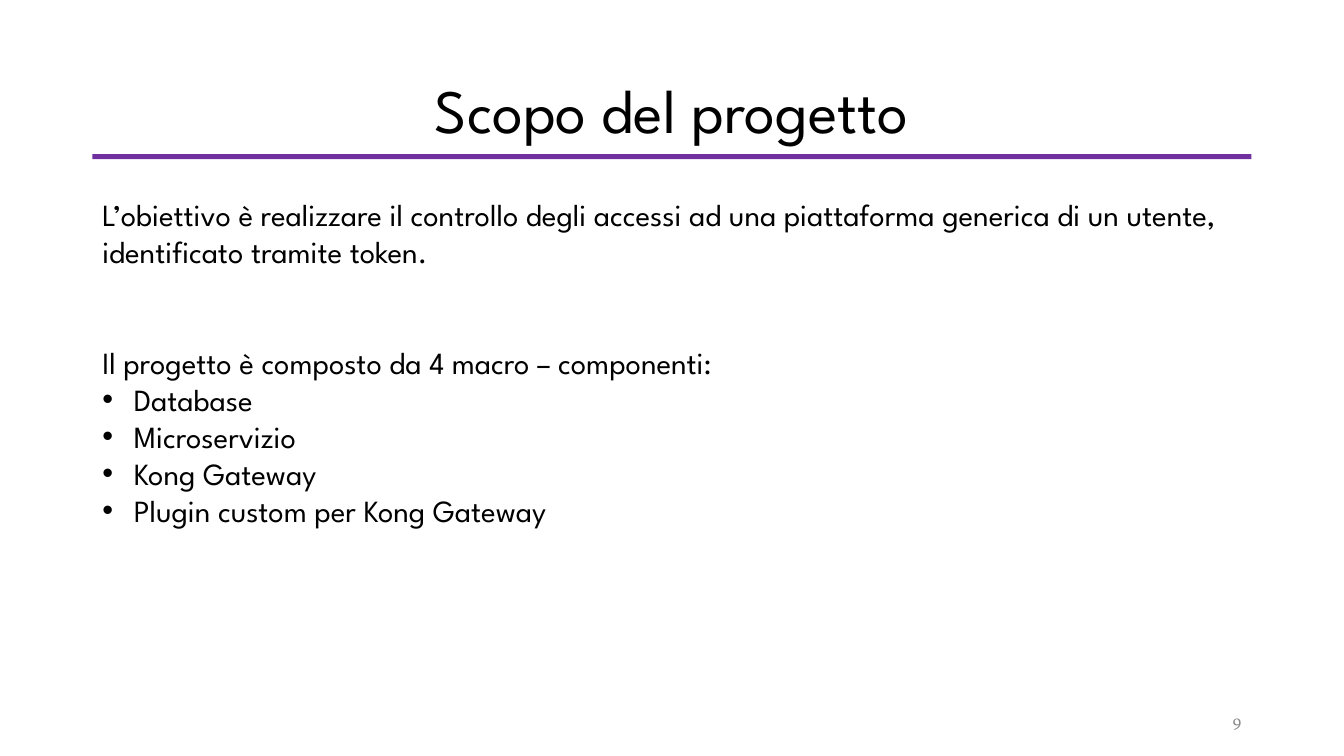
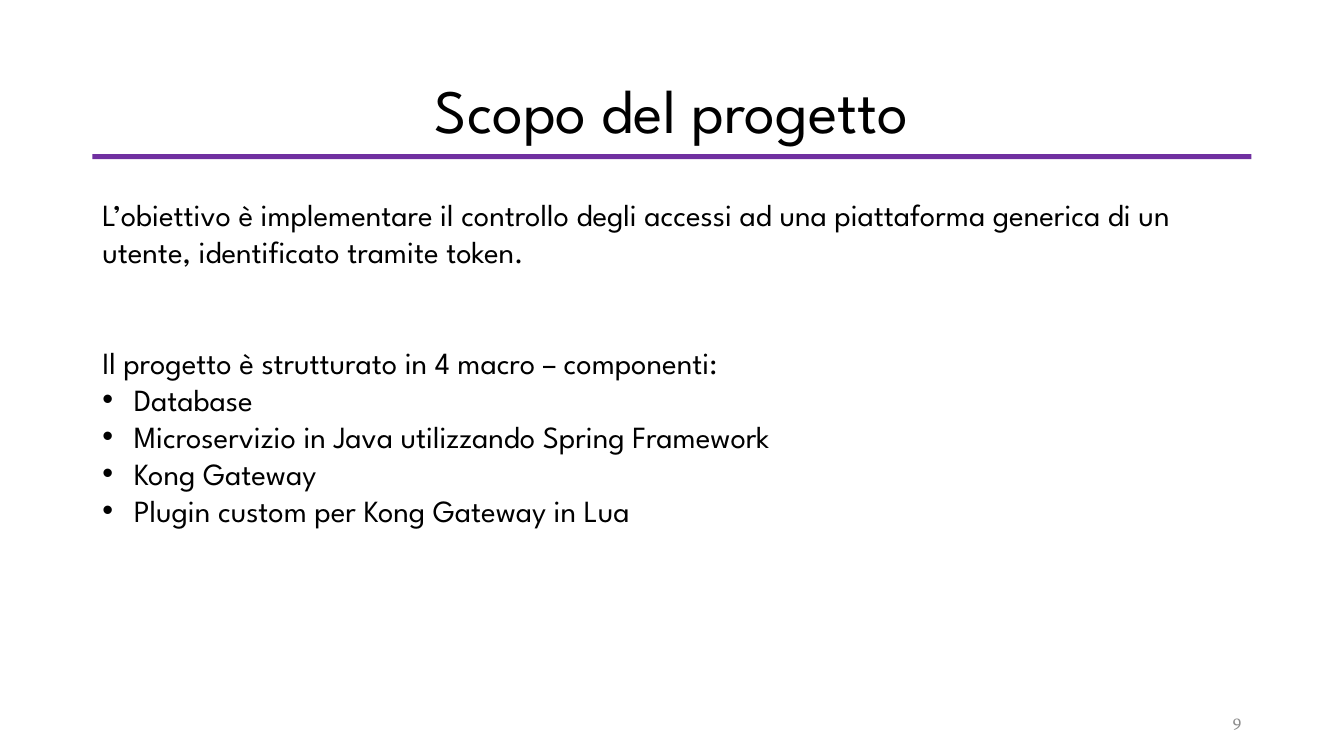
Before and after one commit to valeriodesiati/tesi, a slide deck: slide 9 of Presentazione/Valerio Desiati - Presentazione Discussione.pptx. Drawn at 1344x756 pixels with LibreOffice and Linux fonts; fonts in the diff are those of the drawing. Boxes give left, top, right and bottom in pixels: in the first picture for what was removed or moved away, otherwise in the second. Text is boxed around its words. In the diff, an @@ line names an element or a change of style, - is before the commit and + after.

```diff
--- a/Presentazione/Valerio Desiati - Presentazione Discussione.pptx
+++ b/Presentazione/Valerio Desiati - Presentazione Discussione.pptx
@@ text at (x1=102, y1=204, x2=1169, y2=381): text changed @@
-L’obiettivo è realizzare il controllo degli accessi ad una piattaforma generica di un utente, identificato tramite token.
-Il progetto è composto da 4 macro – componenti:
+L’obiettivo è implementare il controllo degli accessi ad una piattaforma generica di un utente, identificato tramite token.
+Il progetto è strutturato in 4 macro – componenti:
@@ text at (x1=134, y1=426, x2=769, y2=455): text changed @@
-• Microservizio
+• Microservizio in Java utilizzando Spring Framework
@@ text at (x1=134, y1=491, x2=630, y2=529): text changed @@
-• Plugin custom per Kong Gateway
+• Plugin custom per Kong Gateway in Lua
```
Also in this commit, not shown: 1 other slide changed, 10 slides added, 3 slides removed, 2 other files.
